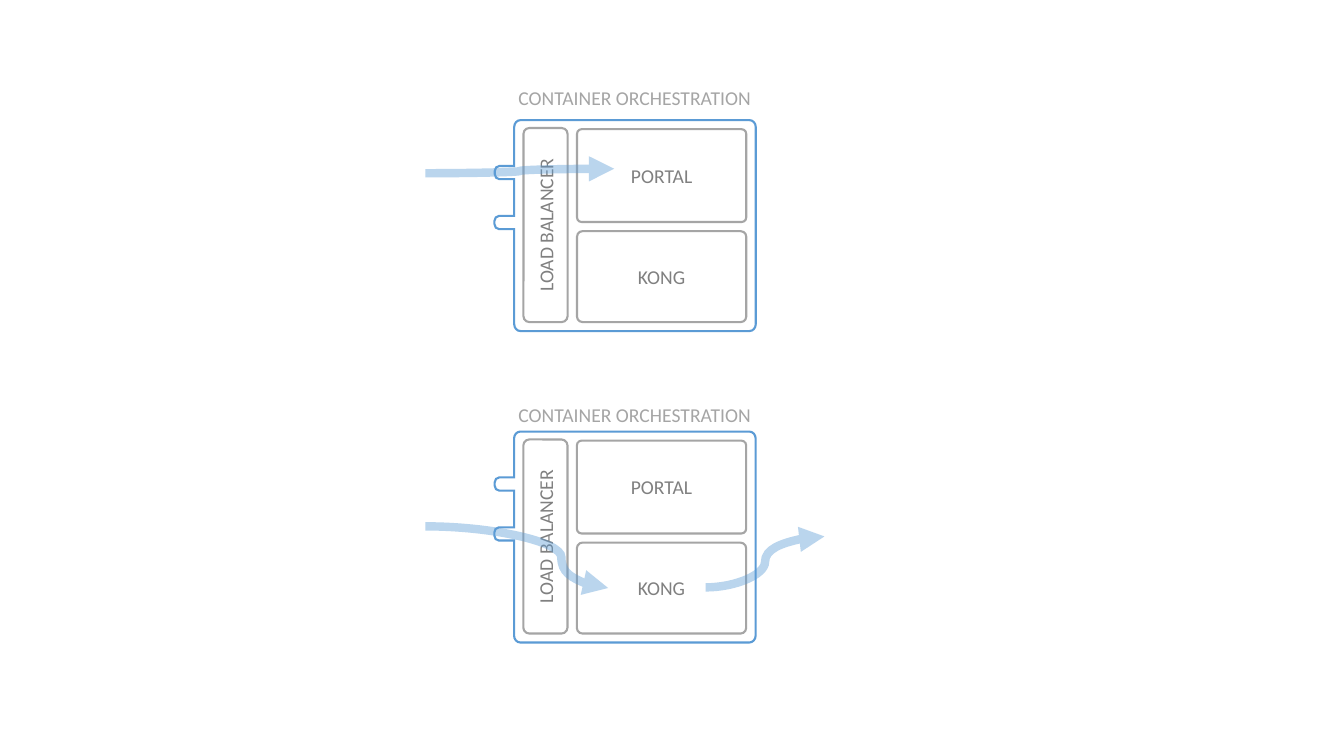
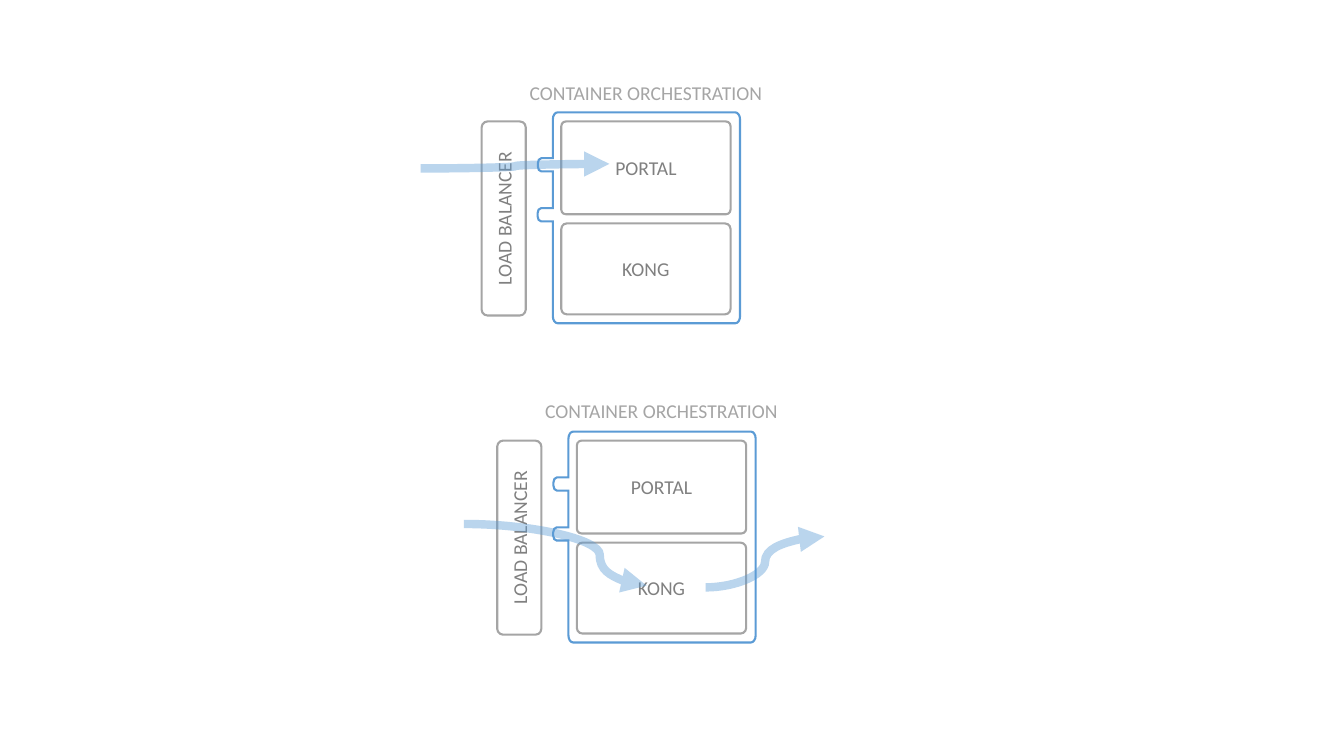
Before and after one commit to Haufe-Lexware/wicked.haufe.io, a slide deck: slide 5 of doc/architecture-illustrations.pptx. Drawn at 1344x756 pixels with LibreOffice and Linux fonts; fonts in the diff are those of the drawing. Boxes give left, top, right and bottom in pixels: in the first picture for what was removed or moved away, otherwise in the second. Text is boxed around its words. In the diff, an @@ line names an element or a change of style, - is before the commit and + after.

```diff
--- a/doc/architecture-illustrations.pptx
+++ b/doc/architecture-illustrations.pptx
@@ text "CONTAINER ORCHESTRATION": place and size @@
-text "CONTAINER ORCHESTRATION" at [518,92,751,105]
+text "CONTAINER ORCHESTRATION" at [530,87,762,100]
@@ freeform shape: place and size @@
-freeform shape at [495,120,756,331]
+freeform shape at [537,112,740,323]
@@ rounded rectangle "LOAD BALANCER": place and size @@
-rounded rectangle "LOAD BALANCER" at [523,128,568,323]
+rounded rectangle "LOAD BALANCER" at [482,122,526,317]
@@ rounded rectangle "PORTAL": place and size @@
-rounded rectangle "PORTAL" at [577,129,746,222]
+rounded rectangle "PORTAL" at [562,122,731,215]
@@ curved arrow moved from (425, 173) - (614, 168) to (420, 168) - (610, 164) @@
@@ rounded rectangle "KONG": place and size @@
-rounded rectangle "KONG" at [577,231,746,322]
+rounded rectangle "KONG" at [562,224,731,315]
@@ text "CONTAINER ORCHESTRATION": place and size @@
-text "CONTAINER ORCHESTRATION" at [518,409,751,422]
+text "CONTAINER ORCHESTRATION" at [545,405,778,418]
@@ rounded rectangle "LOAD BALANCER": place and size @@
-rounded rectangle "LOAD BALANCER" at [523,440,568,634]
+rounded rectangle "LOAD BALANCER" at [497,441,541,635]
@@ freeform shape: place and size @@
-freeform shape at [494,432,755,642]
+freeform shape at [554,432,756,642]
@@ curved arrow moved from (425, 526) - (608, 588) to (464, 524) - (646, 586) @@
```
Also in this commit, not shown: 2 other slides changed, 1 other file.
